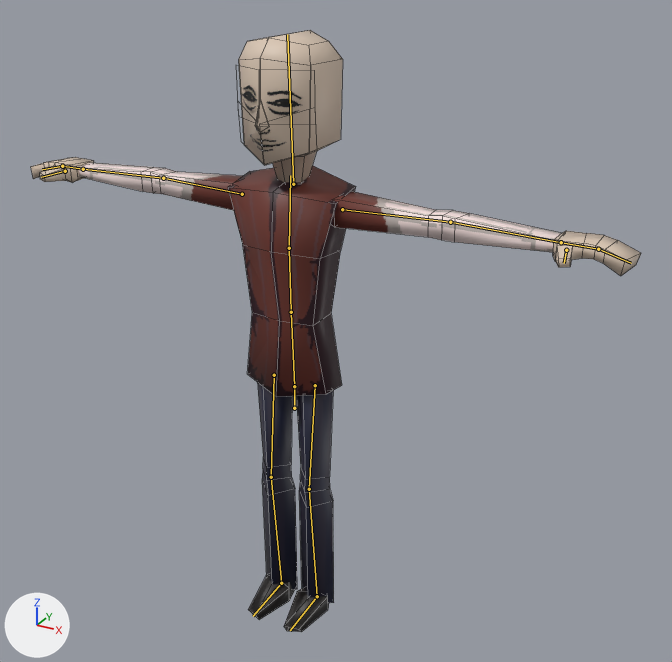
A saved change to the Blender file models/mercenary/mercenary.blend.
Rendered twice from a 50 mm camera at (1.271, -2.061, 1.996) aimed at (0.138, -0.001, 0.966). Every picture has the same lights, and +X, +Y and +Z are marked at lower left. The bones that bend it are drawn over the model as lines. Mesh edges are drawn as thin lines.

The first picture shows 'hands', 'head_mesh', 'legs', 'torso'.
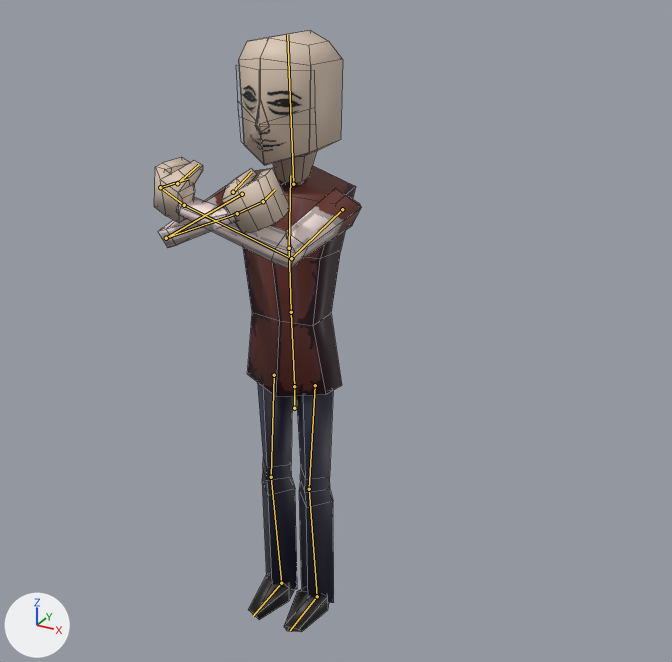
Commit message: Split animation events for separate hands

The newer file adds an action. The first version stands in its rest pose; the second is drawn at frame 12 of the action 'both_parry'.

Diff of the bpy script that builds the scene:
```diff
--- a/models/mercenary/mercenary.blend.py
+++ b/models/mercenary/mercenary.blend.py
@@ bone_r_arm_pole_e @@
 bone_r_arm_pole_e = bpy.data.objects['skeleton'].pose.bones['r_arm_pole_e']
-bone_r_arm_pole_e.location = (0.0, 0.0, 0.0)
+bone_r_arm_pole_e.location = (-0.136, -0.488, 0.112)
@@ bone_l_arm_pole_e @@
 bone_l_arm_pole_e = bpy.data.objects['skeleton'].pose.bones['l_arm_pole_e']
-bone_l_arm_pole_e.location = (0.0, 0.0, 0.0)
+bone_l_arm_pole_e.location = (0.136, -0.488, 0.112)
@@ bone_l_arm_ik_e @@
 bone_l_arm_ik_e = bpy.data.objects['skeleton'].pose.bones['l_arm_ik_e']
-bone_l_arm_ik_e.location = (0.0, 0.0, 0.0)
-bone_l_arm_ik_e.rotation_quaternion = (1.0, 0.0, 0.0, 0.0)  # degrees (0, 0, 0)
+bone_l_arm_ik_e.location = (-0.459, 0.065, -0.759)
+bone_l_arm_ik_e.rotation_quaternion = (-0.188, 0.754, -0.605, -0.174)  # degrees (5, 151, 104)
@@ bone_l_hand1_e @@
 bone_l_hand1_e = bpy.data.objects['skeleton'].pose.bones['l_hand1_e']  # child of 'l_hand0_e'
-bone_l_hand1_e.rotation_quaternion = (1.0, 0.0, 0.0, 0.0)  # degrees (0, 0, 0)
+bone_l_hand1_e.rotation_quaternion = (0.701, 0.7, -0.098, -0.1)  # degrees (90, 0, -16)
@@ bone_l_thumb_e @@
 bone_l_thumb_e = bpy.data.objects['skeleton'].pose.bones['l_thumb_e']  # child of 'l_hand0_e'
-bone_l_thumb_e.rotation_quaternion = (1.0, 0.0, 0.0, 0.0)  # degrees (0, 0, 0)
+bone_l_thumb_e.rotation_quaternion = (0.772, 0.627, 0.098, -0.027)  # degrees (79, 11, 5)
@@ bone_r_arm_ik_e @@
 bone_r_arm_ik_e = bpy.data.objects['skeleton'].pose.bones['r_arm_ik_e']
-bone_r_arm_ik_e.location = (0.0, 0.0, 0.0)
-bone_r_arm_ik_e.rotation_quaternion = (1.0, 0.0, 0.0, 0.0)  # degrees (0, 0, 0)
+bone_r_arm_ik_e.location = (0.441, 0.06, -0.74)
+bone_r_arm_ik_e.rotation_quaternion = (-0.17, 0.711, 0.611, 0.305)  # degrees (-10, -140, -95)
@@ bone_r_hand1_e @@
 bone_r_hand1_e = bpy.data.objects['skeleton'].pose.bones['r_hand1_e']  # child of 'r_hand0_e'
-bone_r_hand1_e.rotation_quaternion = (1.0, 0.0, 0.0, 0.0)  # degrees (0, 0, 0)
+bone_r_hand1_e.rotation_quaternion = (0.701, 0.7, 0.098, 0.1)  # degrees (90, 0, 16)
@@ bone_r_thumb_e @@
 bone_r_thumb_e = bpy.data.objects['skeleton'].pose.bones['r_thumb_e']  # child of 'r_hand0_e'
-bone_r_thumb_e.rotation_quaternion = (1.0, 0.0, 0.0, 0.0)  # degrees (0, 0, 0)
+bone_r_thumb_e.rotation_quaternion = (0.772, 0.627, -0.098, 0.027)  # degrees (79, -11, -5)
```

Boxes [x1, y1, x2, y2] around the edits, measured in the pictures (672 x 662 px):
'torso', posed (58% narrower)
    before: [78, 163, 562, 397]
    after: [158, 166, 361, 397]
'hands', posed (77% narrower, 35% shorter)
    before: [31, 157, 641, 276]
    after: [154, 157, 291, 234]
